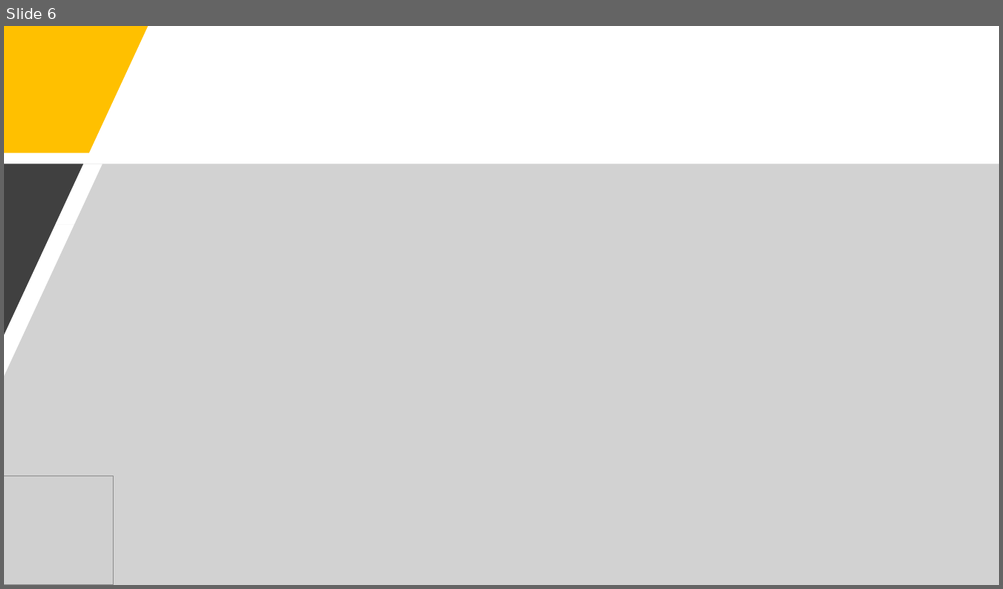
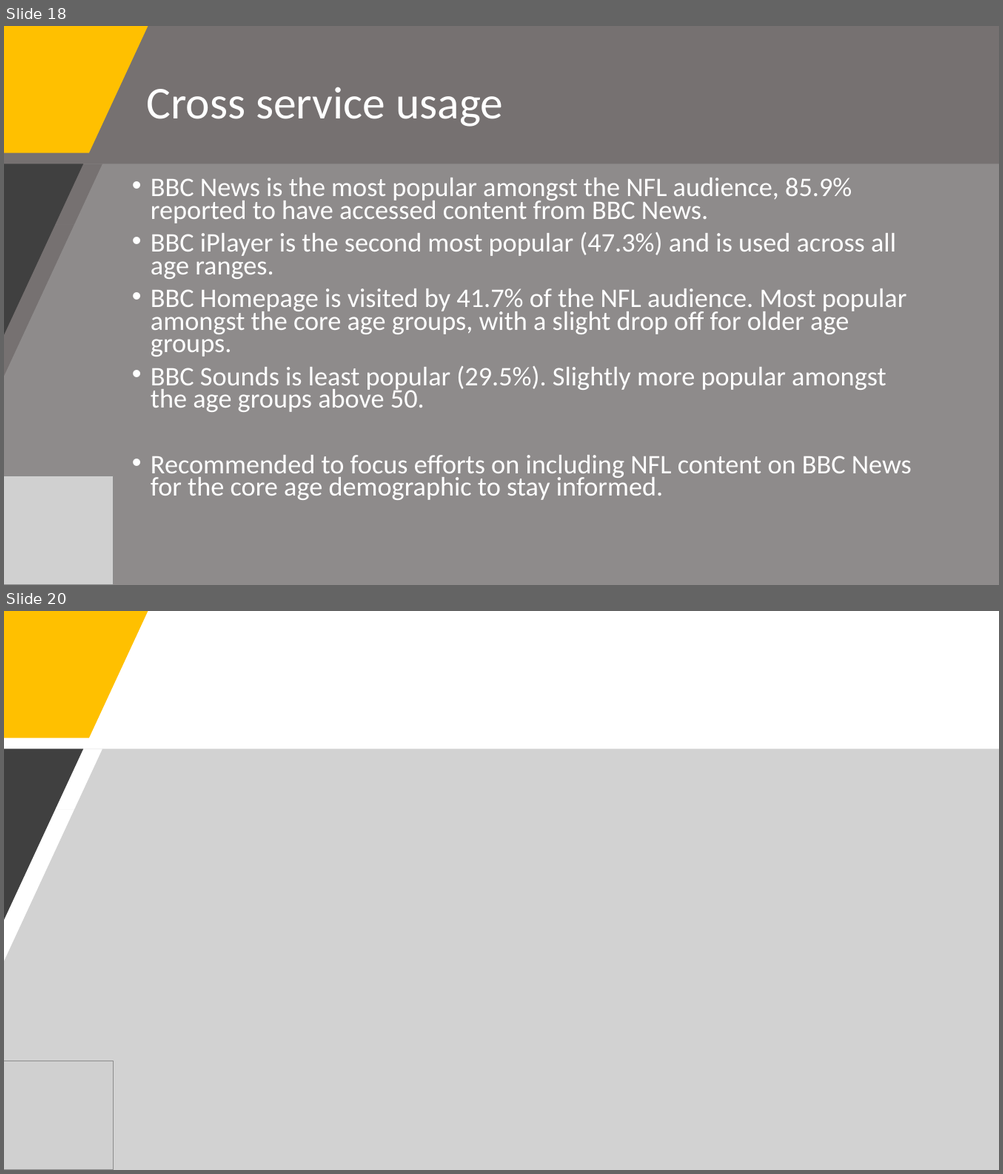
Before and after one commit to leonghchan/nfl-audience-analysis, a slide deck: NFL_Audience_Presentation.pptx. Shown one above the other, each under a label of ours: slide 6 before the commit, slides 18 and 20 after it; the slides between them are not shown. The pictures are 1003x589 and 1003x1174 pixels, drawn with LibreOffice and Linux fonts; fonts in the diff are those of the drawing; grey boxes stand for pictures. Boxes give left, top, right and bottom in pixels: in the first picture for what was removed or moved away, otherwise in the second. Text is boxed around its words. In the diff, an @@ line names an element or a change of style, - is before the commit and + after.

```diff
--- a/NFL_Audience_Presentation.pptx
+++ b/NFL_Audience_Presentation.pptx
@@ slide 18 added at <box>4,26,999,585</box>, background #767171 @@
@@ freeform shape added at <box>4,26,148,153</box>, fill #FFC000 @@
@@ title added at <box>146,87,503,127</box>, 44 pt, text #FFFFFF @@
+Cross service usage
@@ freeform shape added at <box>4,164,999,585</box>, fill #A6A6A6 at 50% opacity @@
@@ freeform shape added at <box>4,164,83,335</box>, fill #404040 @@
@@ text added at <box>151,178,911,500</box>, 25.9 pt, text #FFFFFF @@
+• BBC News is the most popular amongst the NFL audience, 85.9% reported to have accessed content from BBC News.
+• BBC iPlayer is the second most popular (47.3%) and is used across all age ranges.
+• BBC Homepage is visited by 41.7% of the NFL audience. Most popular amongst the core age groups, with a slight drop off for older age groups.
+• BBC Sounds is least popular (29.5%). Slightly more popular amongst the age groups above 50.
+• Recommended to focus efforts on including NFL content on BBC News for the core age demographic to stay informed.
@@ picture added at <box>4,476,114,585</box> @@
@@ what was slide 6 is now slide 20 @@
```
Also in this commit, not shown: 3 slides changed, 14 other slides added, 4 slides removed, 9 other files.
